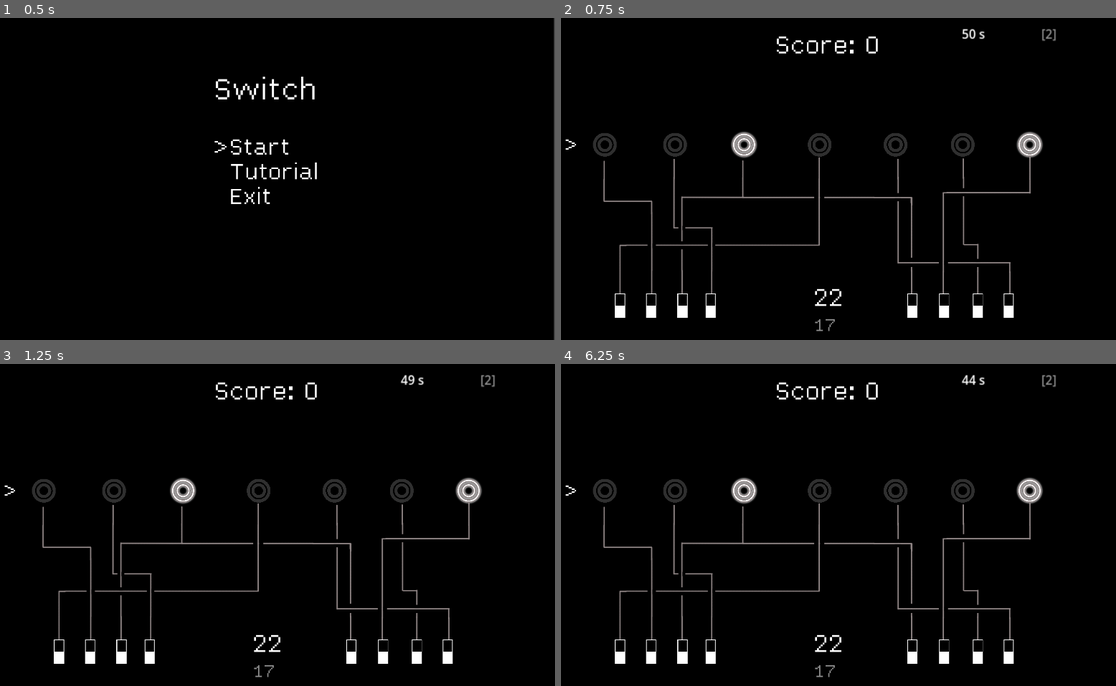
Above: before the commit, frames 1-4 (two rows, left to right).
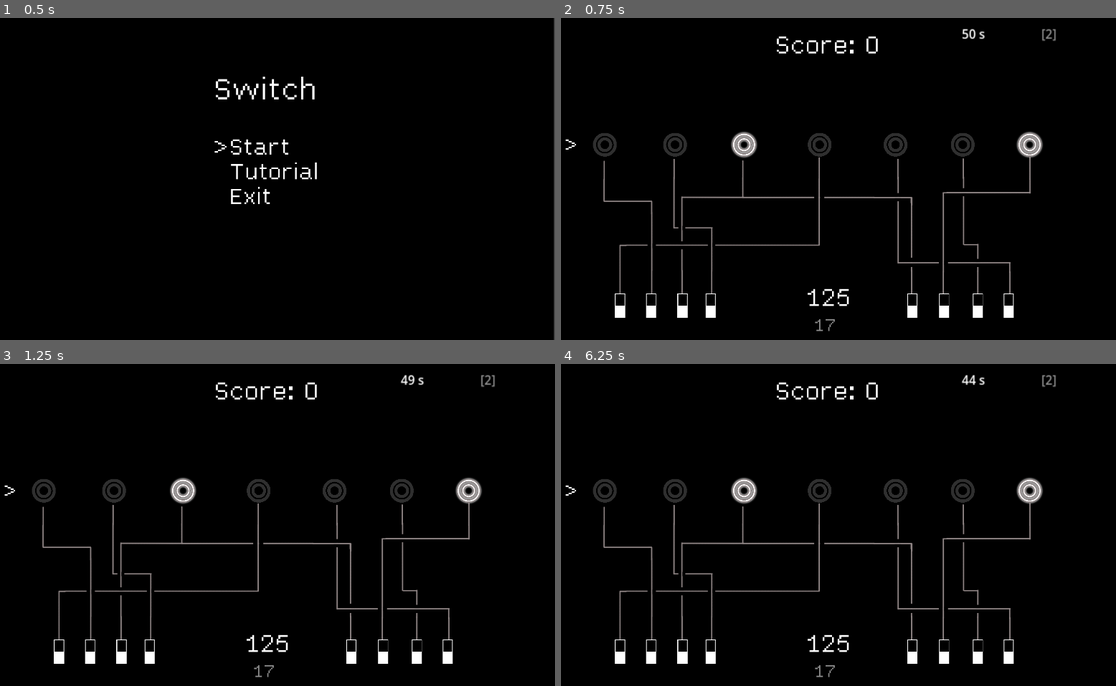
Above: after the commit, the same moments.

Repository: DragonCat4012/Switch
Game: Godot game, scene res://Scenes/menu.tscn
The game is run twice, just before and just after one commit, with the same random seed, the same clock (stepped at 60 frames per second) and the same inputs.
Inputs (mouse positions are in pixels of both pictures, inside the frame that each line leads up to):
- Up to frame 1 (0.5 s): no input
- Up to frame 2 (0.75 s): tap Enter (ui_accept) at 0.5 s; move the mouse to (955, 162) at 0.52 s; hold Right (ui_right) from 0.53 s (still down); click (955, 162) at 0.67 s
- Up to frame 3 (1.25 s): keep holding Right (ui_right); tap Enter (ui_accept) at 0.77 s
- Up to frame 4 (6.25 s): move the mouse to (716, 541) at 1.27 s; release Right (ui_right) at 1.28 s; hold Down (ui_down) 1.28-2.03 s; tap Enter (ui_accept) at 1.52, 2, 2.75, 3.02, 3.5, 3.77, 4.25, 4.52, 5, 6.02 s; move the mouse to (888, 454) at 2.02 s; hold Right (ui_right) 2.03-2.78 s; move the mouse to (799, 589) at 2.77 s; hold Up (ui_up) 2.78-3.53 s; click (799, 589) at 2.92 s; move the mouse to (999, 573) at 3.52 s; hold Left (ui_left) 3.53-5.03 s; move the mouse to (655, 476) at 4.27 s; move the mouse to (855, 525) at 5.02 s; hold Down (ui_down) 5.03-5.78 s; click (855, 525) at 5.17 s; move the mouse to (744, 444) at 5.77 s; hold Right (ui_right) from 5.78 s (still down)

Frame 1 is identical in both runs. In frame 2, 0.2% of the frame differs, in the area x 44-52%, y 84-90%; in frame 3, 0.2%; in frame 4, 0.2%.

Commit message:
Add timer fix #5

Diff:
--- a/Scenes/Tutorial.gd
+++ b/Scenes/Tutorial.gd
@@ -6,7 +6,7 @@
 var imgCount = 11
 var currentIndex = 0
 var texts =  ["This is a lamp", "This is an active lamp", "These are wires connecting lamps and stuff",
-"These are switches", "They can change the lamps status", "This is the number we want to display in Binar (lamp on = 1, lamp off = 0)",
+"These are switches", "They can change the lamps status", "This is the number we want to display in Binary (lamp on = 1, lamp off = 0)",
 "This is our current number displayed by the lamps", "This is your current score", "Your time left in seconds, You will loose if you run out of time", "The current map",
 "From where to read the number in Binary. You´ve finished the tutorial"]
 
--- a/game.gd
+++ b/game.gd
@@ -35,6 +35,10 @@
 # General
 var timerLeft = 0
 var score = 0
+
+# Timer
+var timerTime = 50
+var timerIteration = 0
 var timer = Timer.new()
 
 var map_dict = { # key=switch, value=lamp
@@ -118,7 +122,7 @@
 		smallEndian = false
 
 	updateEndian()
-	timer.wait_time = 50
+	timer.wait_time = timerTime
 	var white = Color(1.0,1.0,1.0,1.0)
 	timerLabel.set("theme_override_colors/font_color", white)
 	timer.start()
@@ -154,7 +158,7 @@
 	updateCurrentNumber()
 
 func initNumber():
-	var num = randi_range(1, 128)
+	var num = randi_range(1, 127)
 	numberLabel.text = str(num)
 	goalNumber = num
 
@@ -196,7 +200,16 @@
 	if x == goalNumber and _init: # prevent instant success qwq
 		lamp1.toggleStatus()
 	elif x == goalNumber:
-		score += 1
+		score += int(timer.time_left)
+		timerIteration += 1
+		if timerIteration == 40:
+			timerTime -= 10
+		if timerIteration == 30:
+			timerTime -= 10
+		elif timerIteration == 20:
+			timerTime -= 10
+		elif timerIteration == 10:
+			timerTime -= 10
 		scoreLabel.text = "Score: " + str(score)
 		_init_game()
 
